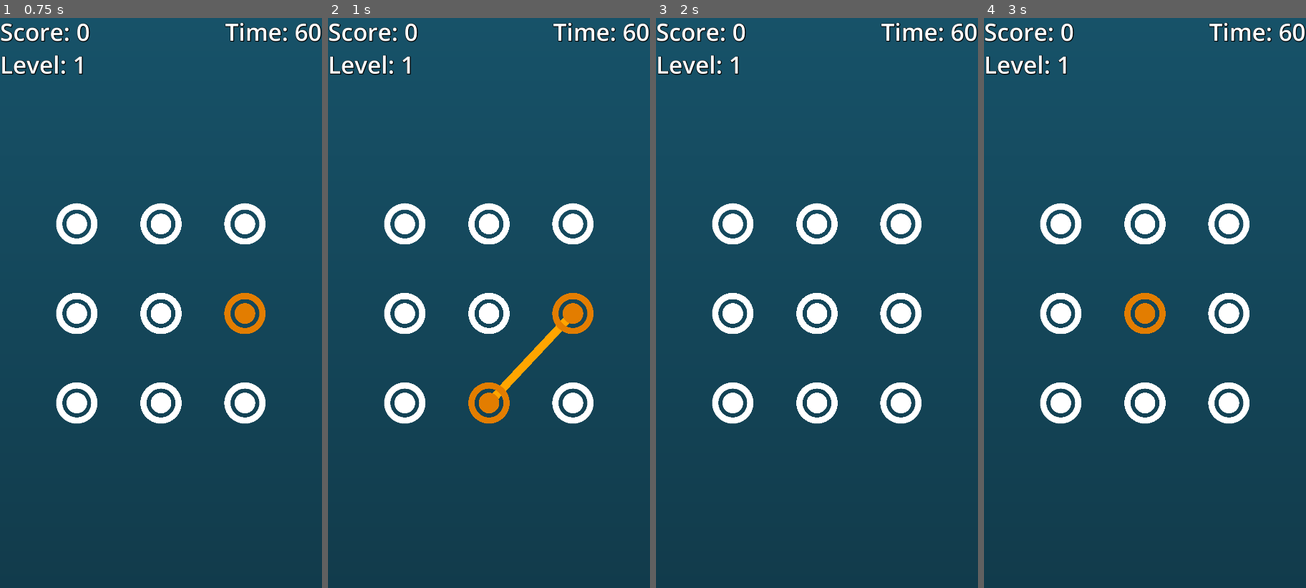
Above: before the commit, frames 1-4 (left to right).
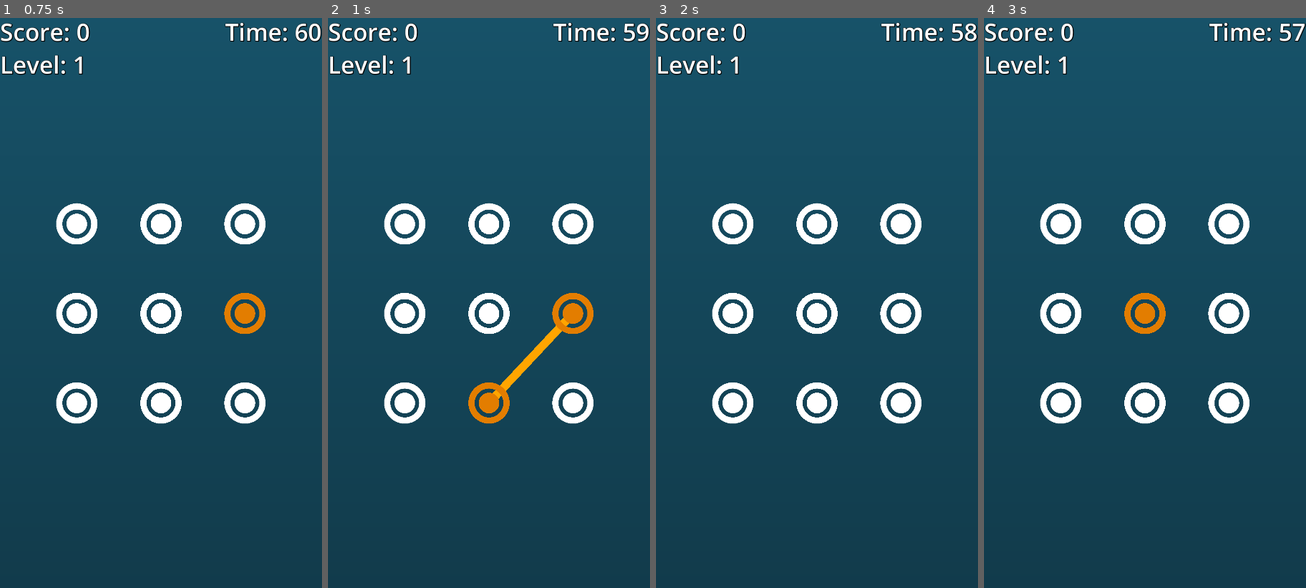
Above: after the commit, the same moments.

Repository: tJamesD/dot-line-matcher
Game: Godot game, scene res://Scenes/main.tscn
Two runs of this game, one before a commit and one after it. Both use one fixed random seed, a clock stepped at 60 frames per second and the inputs below.
Inputs (mouse positions are in pixels of both pictures, inside the frame that each line leads up to):
- Up to frame 1 (0.75 s): tap Enter at 0.5 s; move the mouse to (77, 223) at 0.52 s
- Up to frame 2 (1 s): no input
- Up to frame 3 (2 s): tap Space at 1.25 s; move the mouse to (817, 223) at 1.27 s
- Up to frame 4 (3 s): move the mouse to (1228, 223) at 2.02 s; tap Enter at 2.75 s; move the mouse to (1061, 314) at 2.77 s

Frame 1 is identical in both runs. In frame 2, 0.1% of the frame differs, in the area x 91-100%, y 0-5%; in frame 3, 0.1%; in frame 4, 0.2%.

Commit message:
timer added

Diff:
--- a/Scenes/ui.gd
+++ b/Scenes/ui.gd
@@ -3,10 +3,12 @@
 @onready var score_label = $Score
 @onready var dot_manager = $"../DotManager" # Dot manager name is awful.
 @onready var level_label = $Level
+@onready var timer_label = $Timer
 
 func _ready():
 	dot_manager.connect("score_increased", Callable(self,"_update_score_label"))
 	dot_manager.connect("level_increased", Callable(self,"_update_level_label"))
+	dot_manager.connect("timer_update", Callable(self,"_update_timer_label"))
 func _update_score_label(amt : int):
 	#print("SIGNAL REIECVED")
 	score_label.text = "Score: " + str(amt)
@@ -14,3 +16,6 @@
 func _update_level_label(amt : int):
 	#print("SIGNAL REIECVED")
 	level_label.text = "Level: " + str(amt)
+
+func _update_timer_label(amt :int):
+	timer_label.text = "Time: " + str(amt)
--- a/Scripts/dots_manager.gd
+++ b/Scripts/dots_manager.gd
@@ -22,6 +22,10 @@
 
 signal score_increased(amt :int)
 signal level_increased(level :int)
+signal timer_update(amt :int)
+
+@onready var timer = 60
+@onready var second_tracker = 0.0
 
 var animate = true
 var draw_allowed = false
@@ -52,8 +56,16 @@
 	#_generate_pattern()
 	#for dot in pattern:
 		#dot._activate()
+	#second_tracker += Time.get_unix_time_from_system()
 
 func _process(delta: float) -> void:
+
+	second_tracker += delta
+	if second_tracker >= 1.0:
+		print(timer)
+		second_tracker = 0
+		timer -= 1
+		timer_update.emit(timer)
 
 	if animate:
 		animate = false
